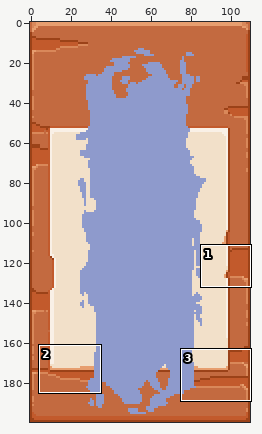
One commit to this sprite sheet: res/UI/CharacterSelect/Slot07.png. Above: a wide view before the commit, with the close-up outlined.
Close-up. Old version:
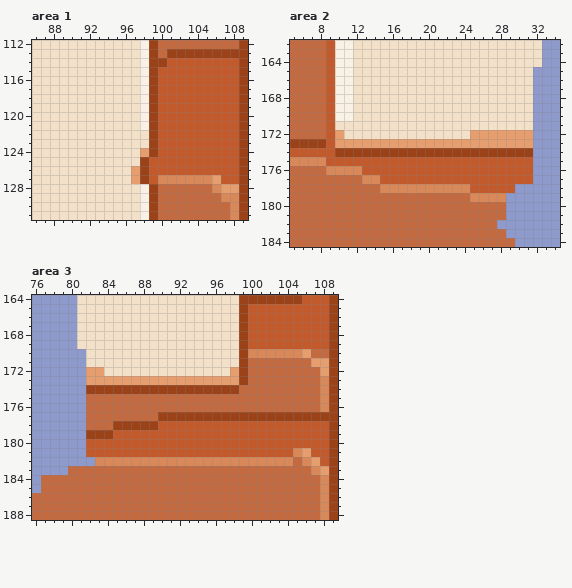
The file is 110x200 pixels. Shown: area 1: x 86..109, y 112..131; area 2: x 5..34, y 162..184; area 3: x 76..109, y 164..188. The commit also changed other parts of the picture, which this record leaves out.
And afterwards:
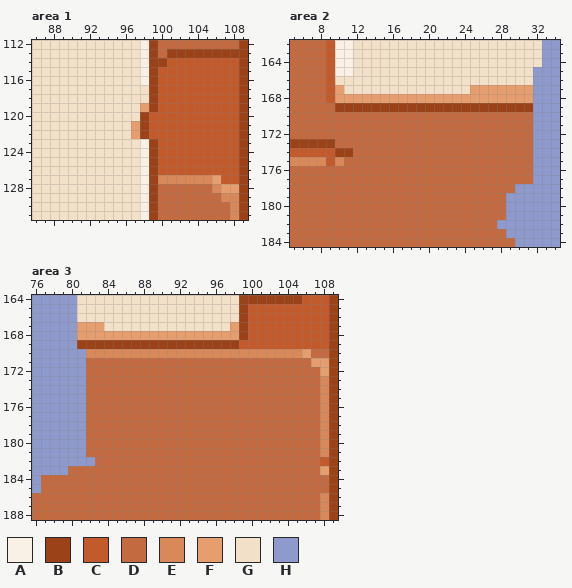
Palette (. is transparent): A #f9f0e6  B #9b4218  C #c25a2c  D #c36a40  E #d9885a  F #e79e6f  G #f2e0c9  H #8e9acc
What changed:
Area 1:
y 117..118: x 98 A -> G
y 119: x 98 A -> F
y 120: x 98..99 AB -> BC
y 121: x 97..99 GAB -> FBC
y 122: x 97..99 GGB -> FBC
y 123: x 98 G -> A
y 124: x 98 F -> A
y 125: x 98..99 BC -> AB
y 126..127: x 97..99 FBC -> GAB
Area 2:
y 166: x 10..11 AA -> GG
y 167: x 10..11 AA -> FG; x 25..31 GGGGGGG -> FFFFFFF
y 168: x 10..31 AAGGGGGGGGGGGGGGGGGGGG -> FFFFFFFFFFFFFFFFFFFFFF
y 169: x 9..31 CAAGGGGGGGGGGGGGGGGGGGG -> DBBBBBBBBBBBBBBBBBBBBBB
y 170: x 9..31 CAAGGGGGGGGGGGGGGGGGGGG -> DDDDDDDDDDDDDDDDDDDDDDD
y 171: x 9..31 CGGGGGGGGGGGGGGGGGGGGGG -> DDDDDDDDDDDDDDDDDDDDDDD
y 172: x 9..31 CFGGGGGGGGGGGGGGFFFFFFF -> DDDDDDDDDDDDDDDDDDDDDDD
y 173: x 9..31 CFFFFFFFFFFFFFFFFFFFFFF -> BDDDDDDDDDDDDDDDDDDDDDD
y 174: x 12..31 BBBBBBBBBBBBBBBBBBBB -> DDDDDDDDDDDDDDDDDDDD
y 175: x 10..31 CCCCCCCCCCCCCCCCCCCCCC -> EDDDDDDDDDDDDDDDDDDDDD
y 176: x 9..31 EEEECCCCCCCCCCCCCCCCCCC -> DDDDDDDDDDDDDDDDDDDDDDD
y 177: x 13..31 EECCCCCCCCCCCCCCCCC -> DDDDDDDDDDDDDDDDDDD
y 178: x 15..29 EEEEEEEEEECCCCC -> DDDDDDDDDDDDDDD
y 179: x 25..28 EEEE -> DDDD
Area 3:
y 167: x 81..83 GGG -> FFF; x 98 G -> F
y 168: x 81..98 GGGGGGGGGGGGGGGGGG -> FFFFFFFFFFFFFFFFFF
y 169: x 81..99 GGGGGGGGGGGGGGGGGGB -> BBBBBBBBBBBBBBBBBBC
y 170: x 82..99 GGGGGGGGGGGGGGGGGB -> EEEEEEEEEEEEEEEEEE
y 171: x 82..99 GGGGGGGGGGGGGGGGGB -> DDDDDDDDDDDDDDDDDD
y 172: x 82..99 FFGGGGGGGGGGGGGGFB -> DDDDDDDDDDDDDDDDDD
y 173: x 82..99 FFFFFFFFFFFFFFFFFB -> DDDDDDDDDDDDDDDDDD
y 174: x 82..98 BBBBBBBBBBBBBBBBB -> DDDDDDDDDDDDDDDDD
y 177: x 90..108 BBBBBBBBBBBBBBBBBBB -> DDDDDDDDDDDDDDDDDDE
y 178: x 85..108 BBBBBCCCCCCCCCCCCCCCCCCC -> DDDDDDDDDDDDDDDDDDDDDDDE
y 179: x 82..108 BBBCCCCCCCCCCCCCCCCCCCCCCCC -> DDDDDDDDDDDDDDDDDDDDDDDDDDE
y 180: x 82..108 CCCCCCCCCCCCCCCCCCCCCCCCCCC -> DDDDDDDDDDDDDDDDDDDDDDDDDDE
y 181: x 82..108 CCCCCCCCCCCCCCCCCCCCCCCEFCC -> DDDDDDDDDDDDDDDDDDDDDDDDDDE
y 182: x 83..104 EEEEEEEEEEEEEEEEEEEEEE -> DDDDDDDDDDDDDDDDDDDDDD; x 106..107 EF -> DD
y 183: x 107 E -> D
y 184..185: x 108 E -> D
